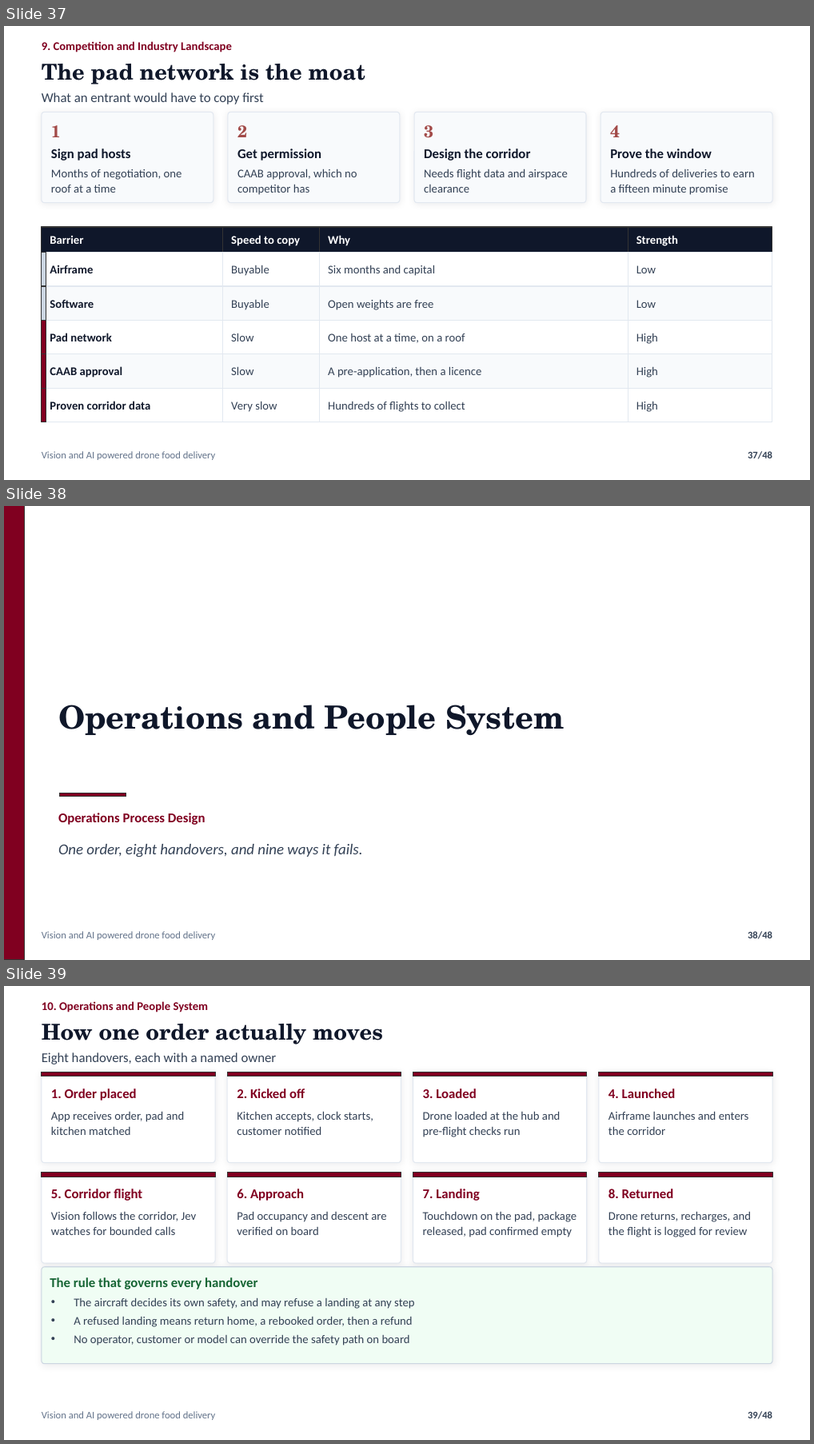
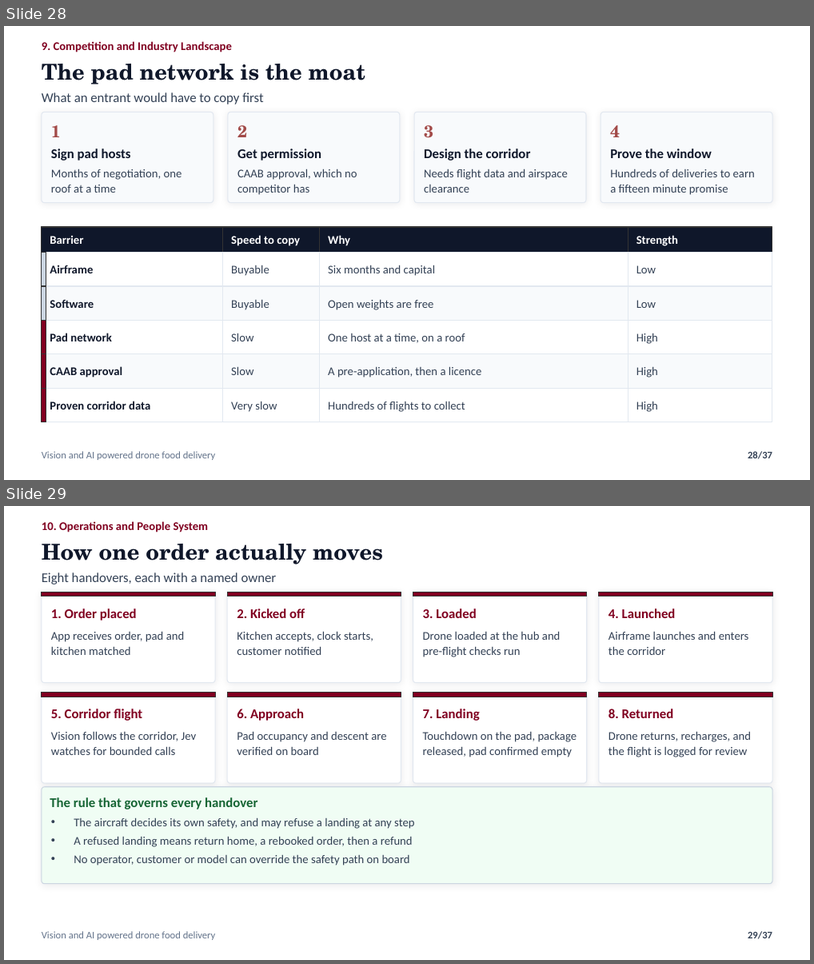
Before and after one commit to nafiskabbo/presentation-hum, a slide deck: output/AeroSetu_Group_Presentation-v1.pptx. Shown one above the other, each under a label of ours: slides 37, 38 and 39 before the commit, slides 28 and 29 after it. The pictures are 814x1444 and 814x964 pixels, drawn with LibreOffice and Linux fonts; fonts in the diff are those of the drawing. Boxes give left, top, right and bottom in pixels: in the first picture for what was removed or moved away, otherwise in the second. Text is boxed around its words. In the diff, an @@ line names an element or a change of style, - is before the commit and + after.

```diff
--- a/output/AeroSetu_Group_Presentation-v1.pptx
+++ b/output/AeroSetu_Group_Presentation-v1.pptx
@@ slide 38 removed at (x1=4, y1=506, x2=810, y2=960), background #FFFFFF @@
@@ rectangle removed at (x1=4, y1=506, x2=25, y2=960) @@
@@ text removed at (x1=58, y1=704, x2=565, y2=736) @@
-Operations and People System
@@ rectangle removed at (x1=60, y1=792, x2=126, y2=796) @@
@@ text removed at (x1=58, y1=812, x2=206, y2=824) @@
-Operations Process Design
@@ text removed at (x1=58, y1=844, x2=363, y2=856) @@
-One order, eight handovers, and nine ways it fails.
@@ text removed at (x1=42, y1=931, x2=216, y2=940) @@
-Vision and AI powered drone food delivery
@@ page number removed at (x1=748, y1=931, x2=773, y2=939) @@
-38/48
@@ what was slide 37 is now slide 28 @@
@@ page number at (x1=748, y1=451, x2=773, y2=459): text changed @@
-37/48
+28/37
@@ what was slide 39 is now slide 29 @@
@@ page number at (x1=748, y1=931, x2=773, y2=939): text changed @@
-39/48
+29/37
```
Also in this commit, not shown: 1 slide changed, 10 other slides removed, 4 other files.
